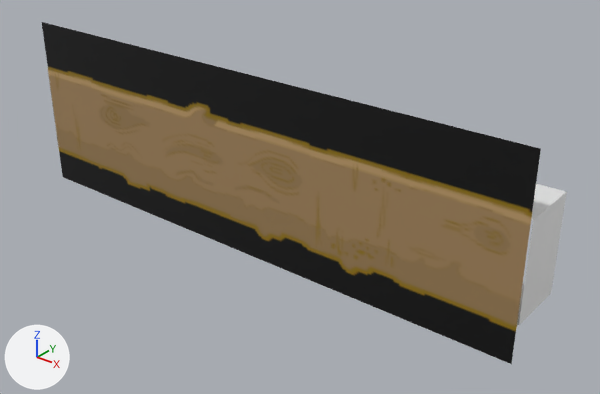
Two versions of the Blender file Content/PuffBOMB/3D/Mountain/DarkLogH5.blend, one commit apart.
One viewpoint serves both versions: a 50 mm camera at (24.46, -17.51, 12.86) aimed at (10.21, 0.3, 1.82). Arrows for +X, +Y and +Z are at lower left; the lights stay in place.
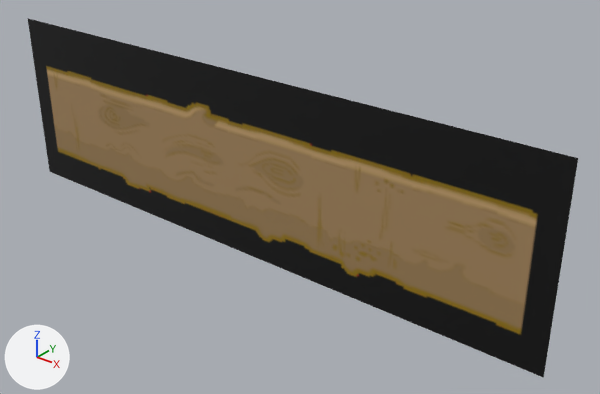
Boxes [x1, y1, x2, y2] around the edits, measured in the pictures (600 x 394 px):
'Plane', recoloured, reshaped (10% wider): before [42, 22, 541, 364]; after [28, 19, 578, 378]
'Cube', unchanged, covered by the edit: before [48, 73, 567, 326]

The edits, one by one:
Picture 'DarkLog5.png.001' (img_darklog5_png_001) is new.
Material 'DarkLog5.png.001' (mat_darklog5_png_001) is new.
Its texture is img_darklog5_png_001.
me_plane has 4 vertices, 1 face and spans x 0.0..3.1, y 0.0..1.0, z 0.2.
me_plane is used by ob_plane; location (-0.1, 0.2, 0.0); rotation (1.571, 0.0, 0.0), in degrees (90, 0, 0); scale (5.83, 5.83, 5.83).
me_plane no longer uses material mat_darklog5_png (picture img_darklog5_png).
Part 1, on me_plane:
Vertex 0 of me_plane moves from (3.1, 1.0, 0.2) at pixel (540, 148) to (3.25, 1.0, 0.2) at pixel (578, 158).
Vertex 1 of me_plane moves from (3.1, 0.0, 0.2) at pixel (511, 364) to (3.25, 0.0, 0.2) at pixel (543, 377).
Vertex 2 of me_plane moves from (0.0, 0.0, 0.2) at pixel (62, 177) to (-0.14, 0.0, 0.2) at pixel (49, 171).
Vertex 3 of me_plane moves from (0.0, 1.0, 0.2) at pixel (41, 21) to (-0.14, 1.0, 0.2) at pixel (27, 18).
me_plane now uses material mat_darklog5_png_001 (picture img_darklog5_png_001).
